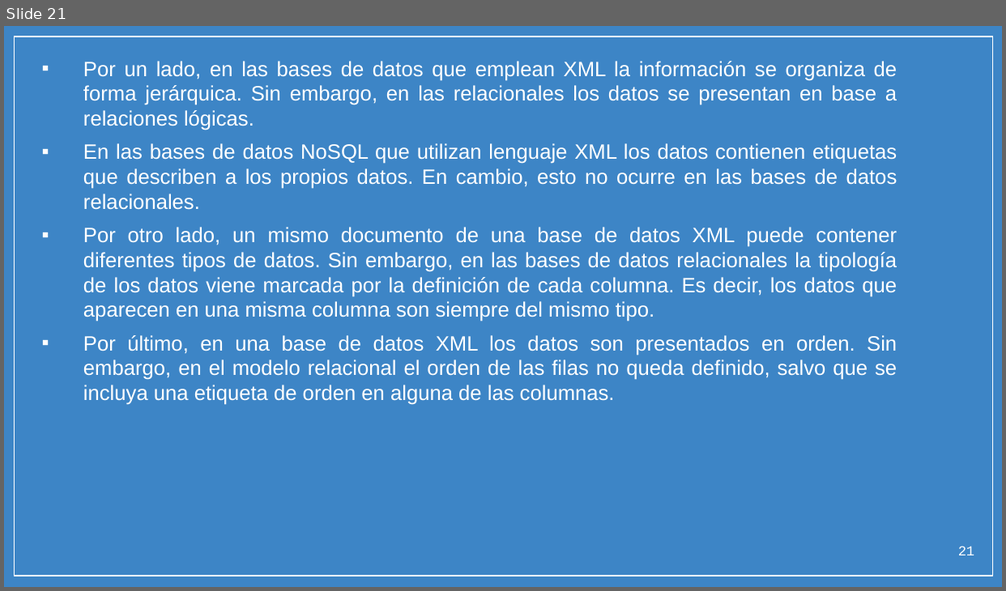
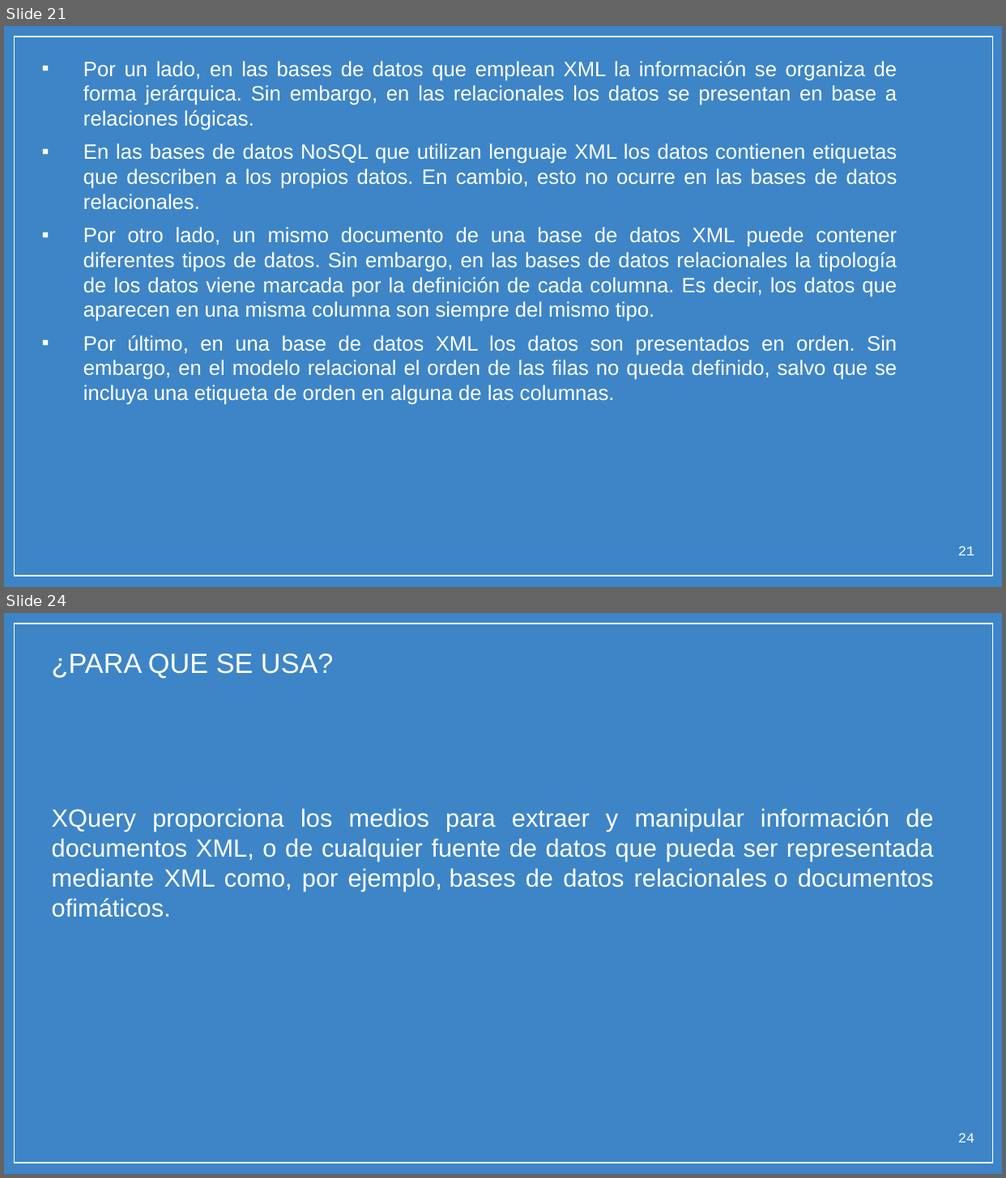
Before and after one commit to micarsan/DAW1-CSS_Avanzado, a slide deck: xml/PARTE_1_STORY_01_Y_02_XML_y_RSS.pptx. Shown one above the other, each under a label of ours: slide 21 before the commit, slides 21 and 24 after it; the slides between them are not shown. The pictures are 1006x591 and 1006x1178 pixels, drawn with LibreOffice and Linux fonts; fonts in the diff are those of the drawing; background and template pictures are left out. Boxes give left, top, right and bottom in pixels: in the first picture for what was removed or moved away, otherwise in the second. Text is boxed around its words. In the diff, an @@ line names an element or a change of style, - is before the commit and + after.

Commit message:
Update PARTE_1_STORY_01_Y_02_XML_y_RSS.pptx
Se ha terminado el Power Point con la parte de XQuery que pedía.

```diff
--- a/xml/PARTE_1_STORY_01_Y_02_XML_y_RSS.pptx
+++ b/xml/PARTE_1_STORY_01_Y_02_XML_y_RSS.pptx
@@ slide 24 added at box(4, 613, 1002, 1174), background picture (left out); not listed: 1 template element that a slide beside it also shows @@
@@ text added at box(52, 653, 934, 918), 18 pt, text #FFFFFF @@
+¿PARA QUE SE USA?
+XQuery proporciona los medios para extraer y manipular información de documentos XML, o de cualquier fuente de datos que pueda ser representada mediante XML como, por ejemplo, bases de datos relacionales o documentos ofimáticos.
@@ page number added at box(958, 1133, 974, 1143), 10 pt, text #FFFFFF @@
+24
```
Also in this commit, not shown: 11 slides changed, 3 other slides added.
